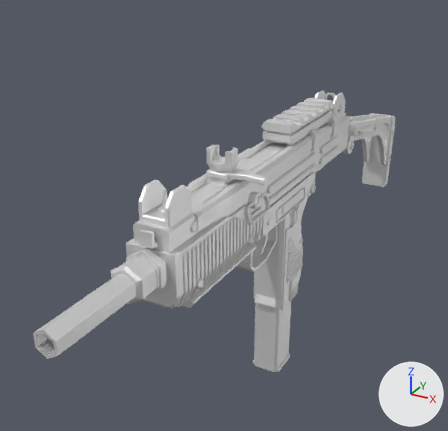
Before and after pictures for a commit that changed the FBX model NBender/Fbx/Armi/UZI_RIG.fbx.
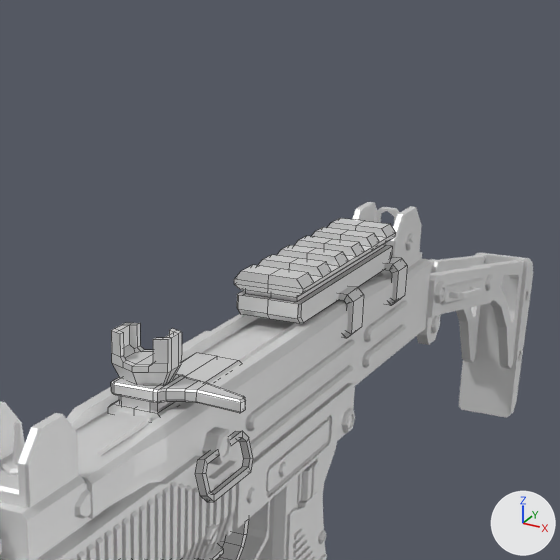
Old and new are each drawn whole from a 50 mm camera at (0.291, -0.643, 0.305) aimed at (-0.076, 0.023, -0.028) and again close up on the part from 35% to 91% of the width and 0% to 58% of the height. Lighting does not change. The marker at lower right points along +X, +Y and +Z. The close-ups show mesh edges as thin lines. Where no turn or scale is listed for an object, it has been applied to the vertices.

Before the edit, the objects in view are built like this:
```python
me_cube_907 = bpy.data.meshes.new('Cube.907')
me_cube_907.from_pydata(...)  # 3109 vertices, 2551 faces; spans x -0.031..0.031, y -0.254..0.228, z -0.13..0.111
me_cube_907.materials.append(mat_modern_weapon_pack_vol_01)  # its picture is missing
me_cube_928 = bpy.data.meshes.new('Cube.928')
me_cube_928.from_pydata(...)  # 194 vertices, 167 faces; spans x -0.0145..0.0513, y -0.0131..0.0735, z -0.0025..0.036
me_cube_928.materials.append(mat_modern_weapon_pack_vol_01)  # its picture is missing
me_cylinder_428 = bpy.data.meshes.new('Cylinder.428')
me_cylinder_428.from_pydata(...)  # 584 vertices, 496 faces; spans x -0.036..0.036, y -0.013..0.281, z -0.175..0.014
me_cylinder_428.materials.append(mat_modern_weapon_pack_vol_01)  # its picture is missing
ob_smg_m_bolt = bpy.data.objects.new('SMG_M_Bolt', me_cube_928)
ob_smg_m_bolt.location = (0.0, -0.1185, 0.08)
ob_smg_m_receiver = bpy.data.objects.new('SMG_M_Receiver', me_cube_907)
ob_smg_m_receiver.location = (0.0, -0.0005, 0.0)
ob_smg_m_stock = bpy.data.objects.new('SMG_M_Stock', me_cylinder_428)
ob_smg_m_stock.location = (0.0, 0.235, 0.0475)
# also in view: 'SMG_M_Trigger' at (0.0, -0.031, -0.016); 'SMG_M_CSx' at (0.03, -0.097, 0.048); 'SMG_M_Rail' at (0.0, 0.088, 0.087)
```
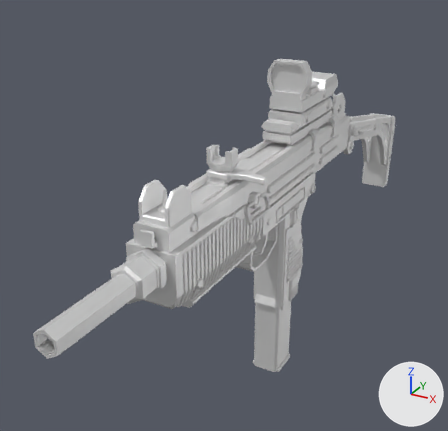
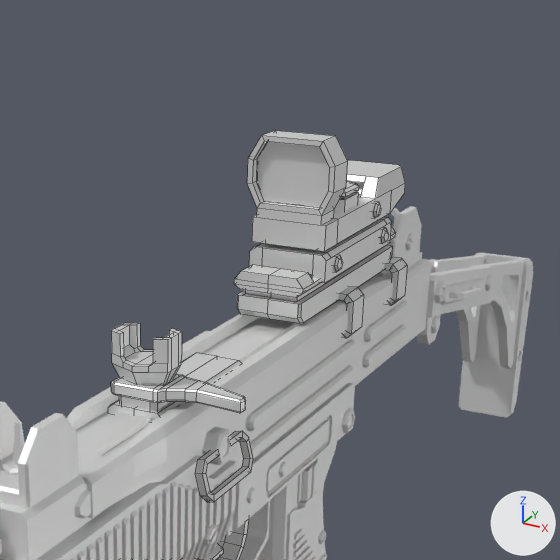
The newer file is also rescaled (x0.001) as a whole; pictures and numbers use the older file's frame.

Where the change shows, as pixel boxes [x1, y1, x2, y2] in the close-ups (560 x 560 px):
'Optic_B', added: after [247, 131, 405, 283]
'Optic_B_Lens', added: after [256, 142, 330, 208]

The change, as a diff of the scene's bpy script:
```diff
--- a/NBender/Fbx/Armi/UZI_RIG.fbx.py
+++ b/NBender/Fbx/Armi/UZI_RIG.fbx.py
@@ mat_modern_weapon_pack_vol_002 @@
+mat_modern_weapon_pack_vol_002 = principled_material('Modern Weapon Pack Vol.002')
+mat_modern_weapon_pack_vol_002.base_color = (0.8, 0.8, 0.8)  # white #e7e7e7
+mat_modern_weapon_pack_vol_002.metallic = 0.5
@@ me_立方体_463 @@
+me_立方体_463.from_pydata(...)  # 288 vertices, 235 faces; spans x -0.025..0.025, y -0.0575..0.0725, z -0.0038..0.0712
+me_立方体_463.materials.append(mat_modern_weapon_pack_vol_002)  # its picture is missing
@@ me_立方体_006 @@
+me_立方体_006.from_pydata(...)  # 32 vertices, 20 faces; spans x -0.022..0.022, y -0.0038..0.0038, z -0.0164..0.0164
+me_立方体_006.materials.append(mat_modern_weapon_pack_vol_002)  # its picture is missing
@@ ob_optic_b @@
+ob_optic_b = bpy.data.objects.new('Optic_B', me_立方体_463)
+ob_optic_b.location = (0.0, 0.0965, 0.1065)
@@ ob_optic_b_lens @@
+ob_optic_b_lens = bpy.data.objects.new('Optic_B_Lens', me_立方体_006)
+ob_optic_b_lens.location = (0.0, 0.0478, 0.1583)
```
